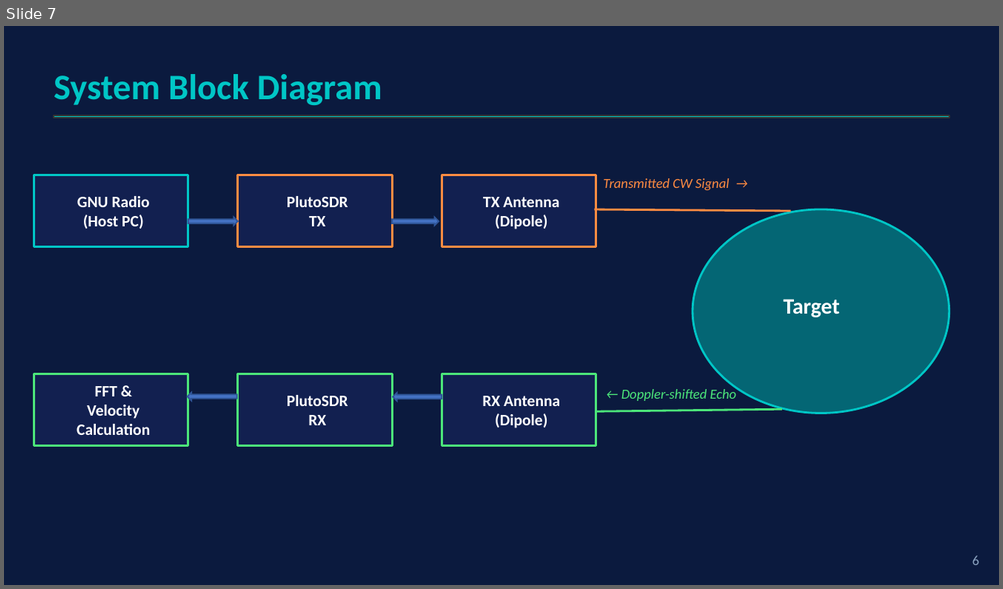
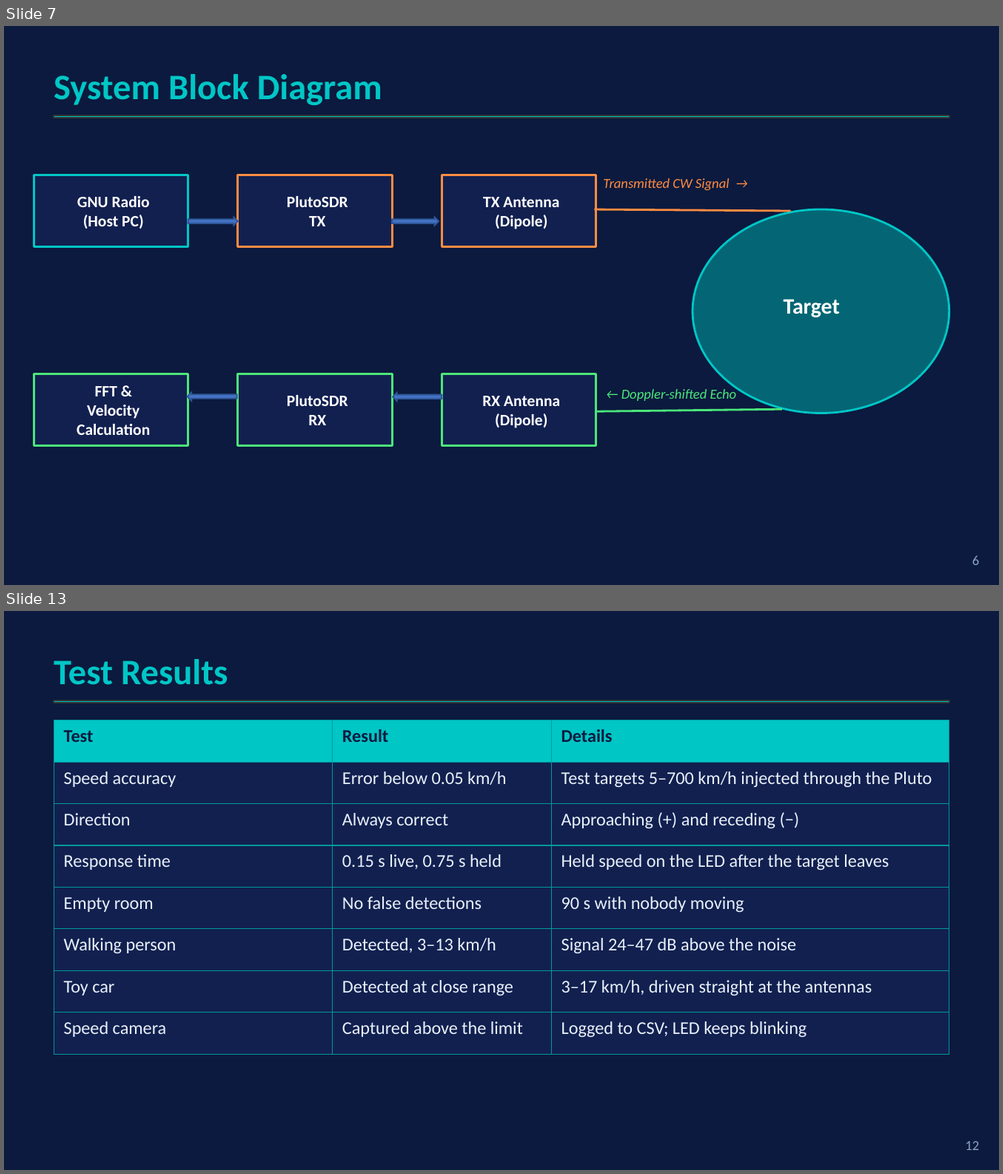
Before and after one commit to dani1560/SDR_Doppler_Radar_Pluto, a slide deck: docs/SDR_Doppler_Radar_CDRB.pptx khan.pptx. Shown one above the other, each under a label of ours: slide 7 before the commit, slides 7 and 13 after it; the slides between them are not shown. The pictures are 1003x589 and 1003x1174 pixels, drawn with LibreOffice and Linux fonts; fonts in the diff are those of the drawing. Boxes give left, top, right and bottom in pixels: in the first picture for what was removed or moved away, otherwise in the second. Text is boxed around its words. In the diff, an @@ line names an element or a change of style, - is before the commit and + after.

```diff
--- a/docs/SDR_Doppler_Radar_CDRB.pptx khan.pptx
+++ b/docs/SDR_Doppler_Radar_CDRB.pptx khan.pptx
@@ slide 13 added at (4,611,999,1170), background #0B1A3E @@
@@ text added at (54,659,227,685), 26 pt, text #00C6C6, bold @@
+Test Results
@@ rectangle added at (54,701,949,703), fill #00C6C6, outline #333333 1 pt @@
@@ table added at (54,721,949,1138), 8 rows, 3 columns @@
+Test | Result | Details
+Speed accuracy | Error below 0.05 km/h | Test targets 5–700 km/h injected through the Pluto
+Direction | Always correct | Approaching (+) and receding (−)
+Response time | 0.15 s live, 0.75 s held | Held speed on the LED after the target leaves
+Empty room | No false detections | 90 s with nobody moving
+Walking person | Detected, 3–13 km/h | Signal 24–47 dB above the noise
+Toy car | Detected at close range | 3–17 km/h, driven straight at the antennas
+Speed camera | Captured above the limit | Logged to CSV; LED keeps blinking
@@ text added at (965,1142,979,1150), 10 pt, text #8BA3C0 @@
+12
```
Also in this commit, not shown: 9 slides changed, 1 other slide added, 6 other files.
